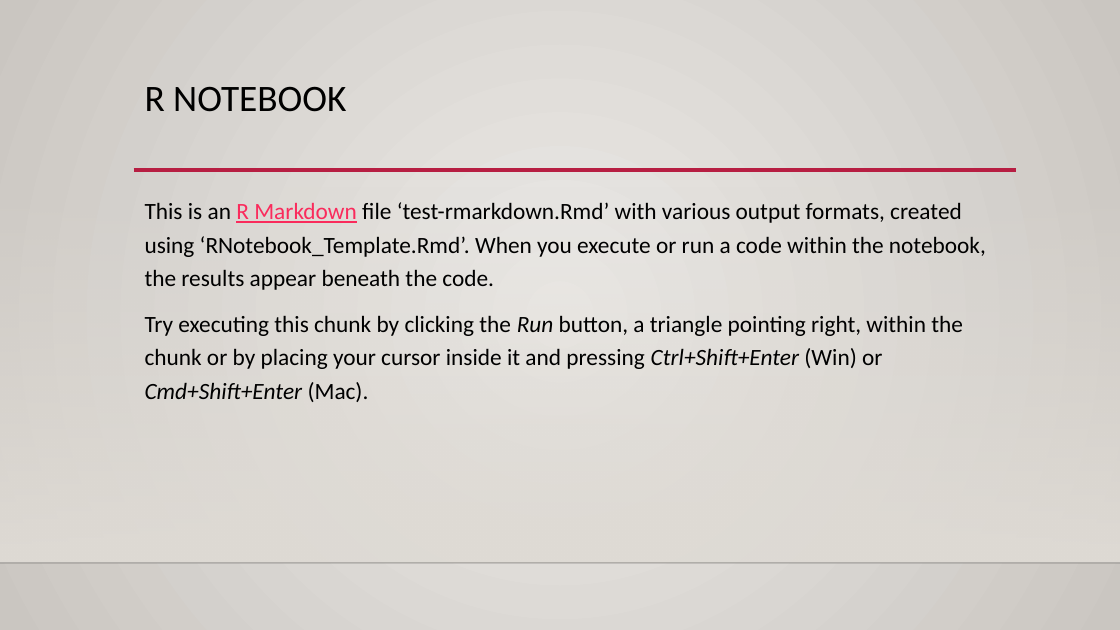
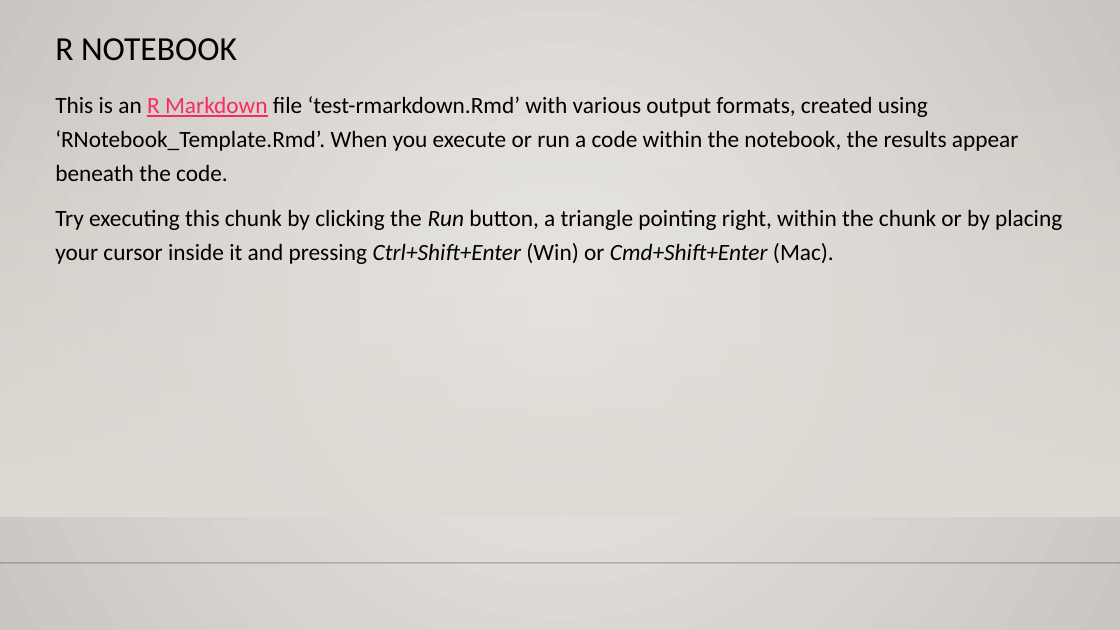
Before and after one commit to icu-hsuzuki/da4r2022_note, a slide deck: slide 3 of ref-ppt-style.pptx. Drawn at 1120x630 pixels with LibreOffice and Linux fonts; fonts in the diff are those of the drawing; background and template pictures are left out. Boxes give left, top, right and bottom in pixels: in the first picture for what was removed or moved away, otherwise in the second. Text is boxed around its words. In the diff, an @@ line names an element or a change of style, - is before the commit and + after.

```diff
--- a/ref-ppt-style.pptx
+++ b/ref-ppt-style.pptx
@@ title "R NOTEBOOK": place and size @@
-title "R NOTEBOOK" at <box>145,86,346,112</box>
+title "R NOTEBOOK" at <box>55,38,237,61</box>
@@ title "R NOTEBOOK" at <box>55,38,237,61</box>: size 24 to 21.6 pt @@
@@ rectangle: place and size @@
-rectangle at <box>0,186,1120,563</box>
+rectangle at <box>0,75,1120,516</box>
@@ text "This is an R Markdown ..." rewrapped from <box>145,202,986,402</box> to <box>55,96,1062,264</box> @@
@@ line removed from (133, 169) to (1016, 169) @@
```
Also in this commit, not shown: 13 other slides changed, 37 other files.
